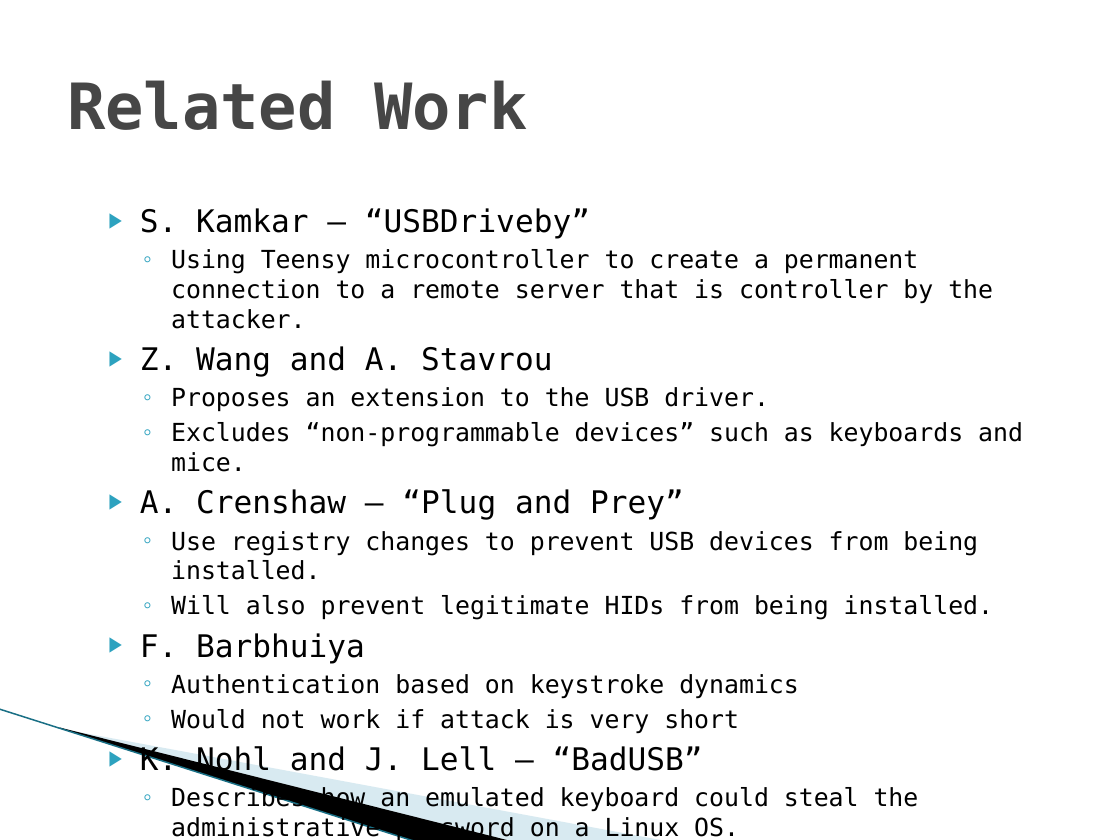
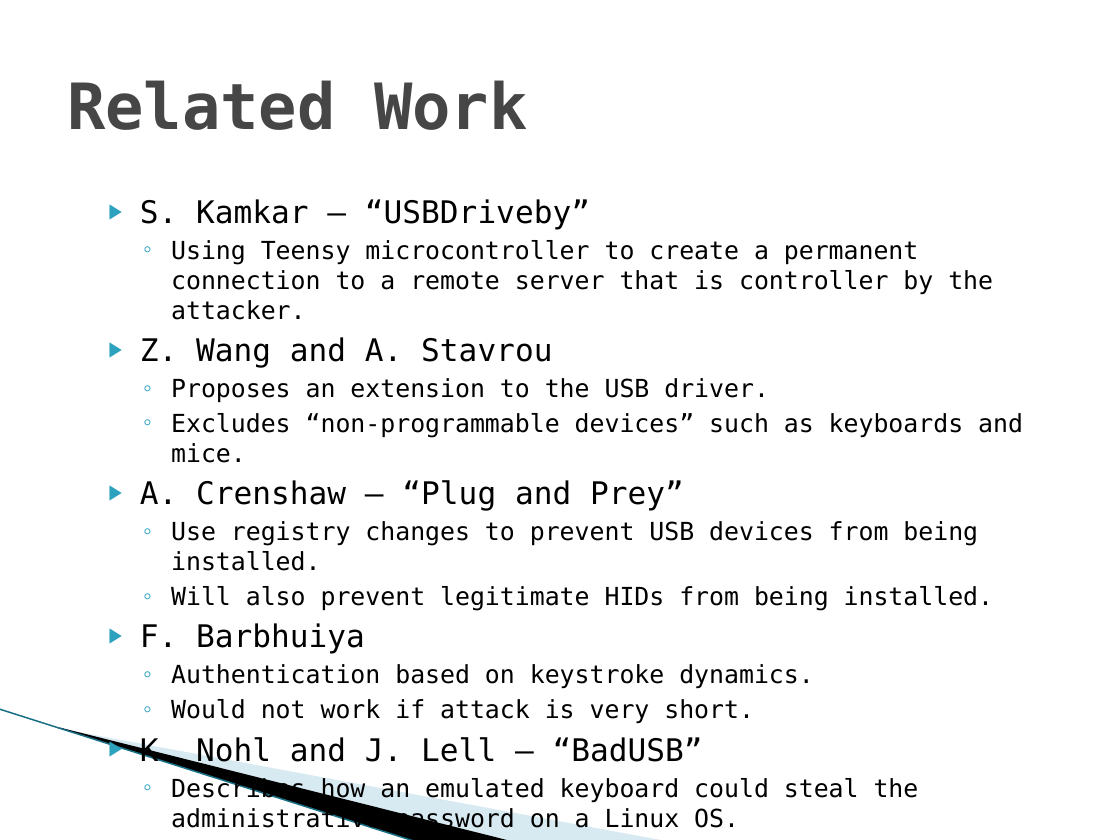
Before and after one commit to vfasburg/cse_825, a slide deck: slide 5 of Project/Final_Project_Presentation_Fasburg_Reiff_Thomas.pptx. Drawn at 1120x840 pixels with LibreOffice and Linux fonts; fonts in the diff are those of the drawing; background and template pictures are left out. Boxes give left, top, right and bottom in pixels: in the first picture for what was removed or moved away, otherwise in the second. Text is boxed around its words. In the diff, an @@ line names an element or a change of style, - is before the commit and + after.

```diff
--- a/Project/Final_Project_Presentation_Fasburg_Reiff_Thomas.pptx
+++ b/Project/Final_Project_Presentation_Fasburg_Reiff_Thomas.pptx
@@ text "S. Kamkar – “USBDriveby”": place and size @@
-text "S. Kamkar – “USBDriveby”" at (140, 208, 1023, 840)
+text "S. Kamkar – “USBDriveby”" at (140, 199, 1023, 833)
@@ text at (171, 664, 813, 724): text changed @@
-  ◦ Authentication based on keystroke dynamics
-  ◦ Would not work if attack is very short
+  ◦ Authentication based on keystroke dynamics.
+  ◦ Would not work if attack is very short.
```
Also in this commit, not shown: 8 other slides changed.
